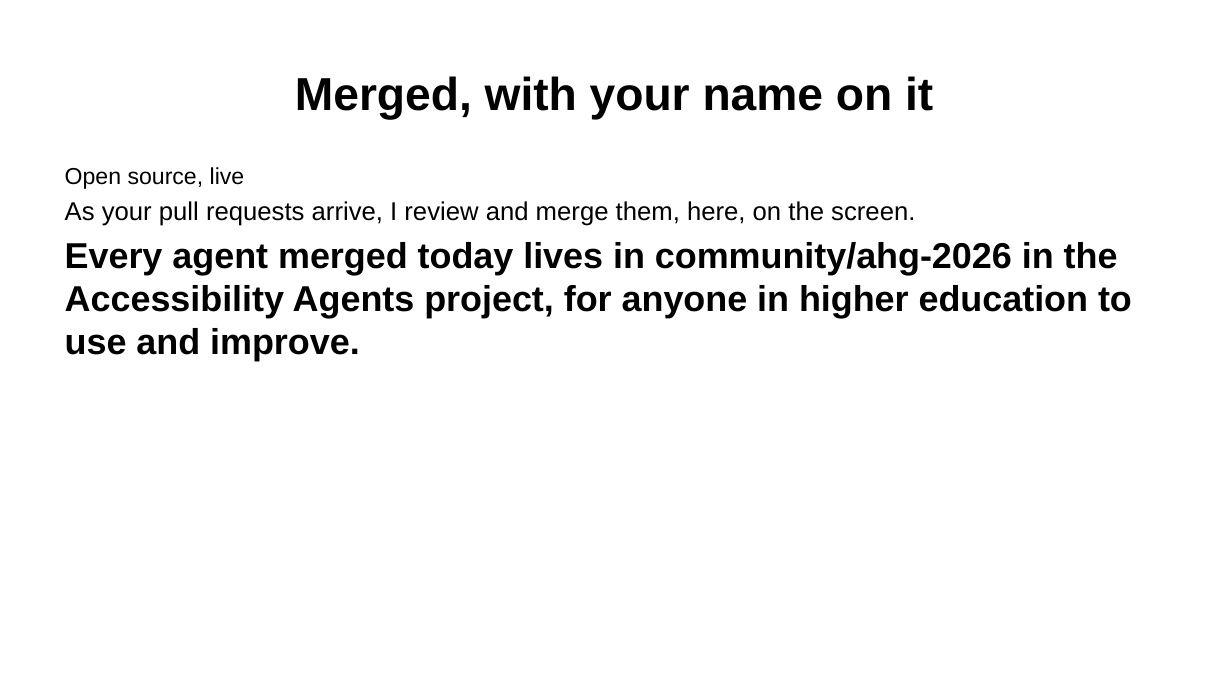
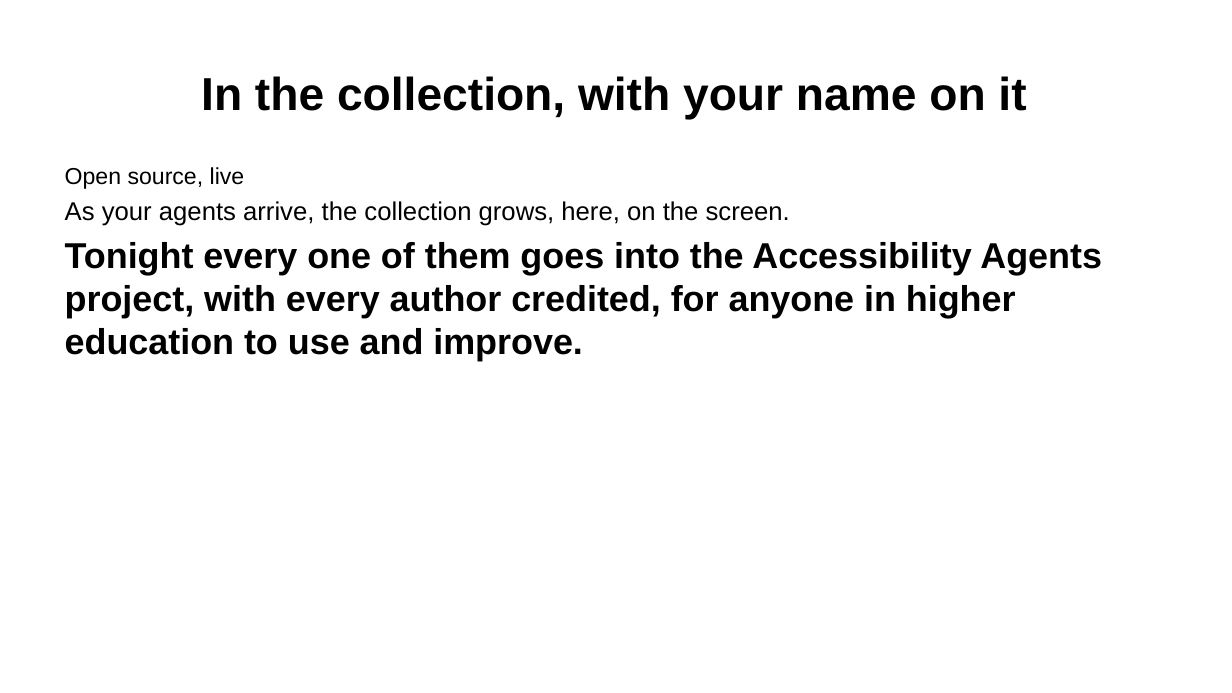
Before and after one commit to Community-Access/glow, a slide deck: slide 20 of docs/ahg-2026/slides.pptx. Drawn at 1232x693 pixels with LibreOffice and Linux fonts; fonts in the diff are those of the drawing. Boxes give left, top, right and bottom in pixels: in the first picture for what was removed or moved away, otherwise in the second. Text is boxed around its words. In the diff, an @@ line names an element or a change of style, - is before the commit and + after.

```diff
--- a/docs/ahg-2026/slides.pptx
+++ b/docs/ahg-2026/slides.pptx
@@ title at (201, 76, 1026, 120): text changed @@
-Merged, with your name on it
+In the collection, with your name on it
@@ text at (65, 201, 1102, 361): text changed @@
-As your pull requests arrive, I review and merge them, here, on the screen.
-Every agent merged today lives in community/ahg-2026 in the Accessibility Agents project, for anyone in higher education to use and improve.
+As your agents arrive, the collection grows, here, on the screen.
+Tonight every one of them goes into the Accessibility Agents project, with every author credited, for anyone in higher education to use and improve.
```
Also in this commit, not shown: 5 other slides changed, 54 other files.
